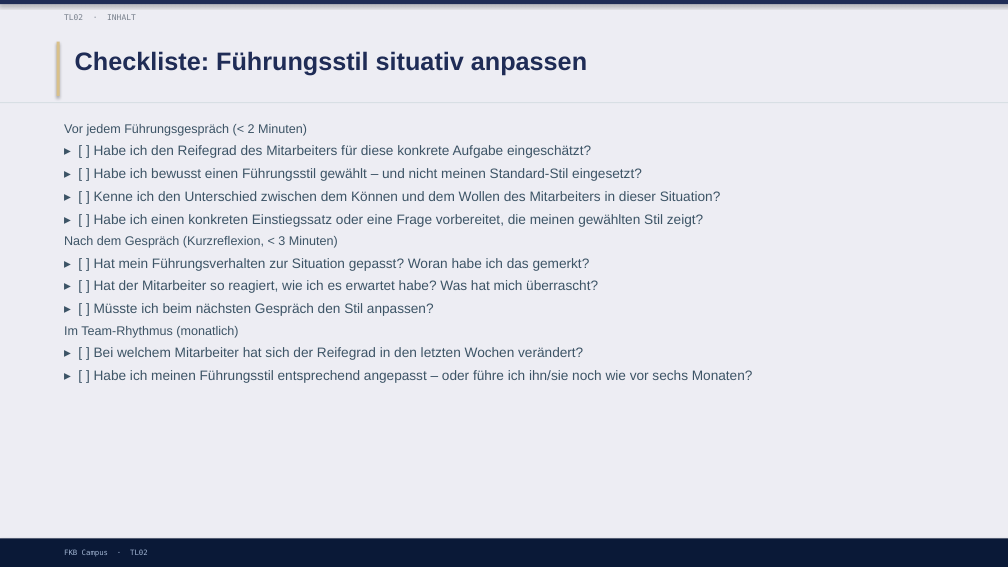
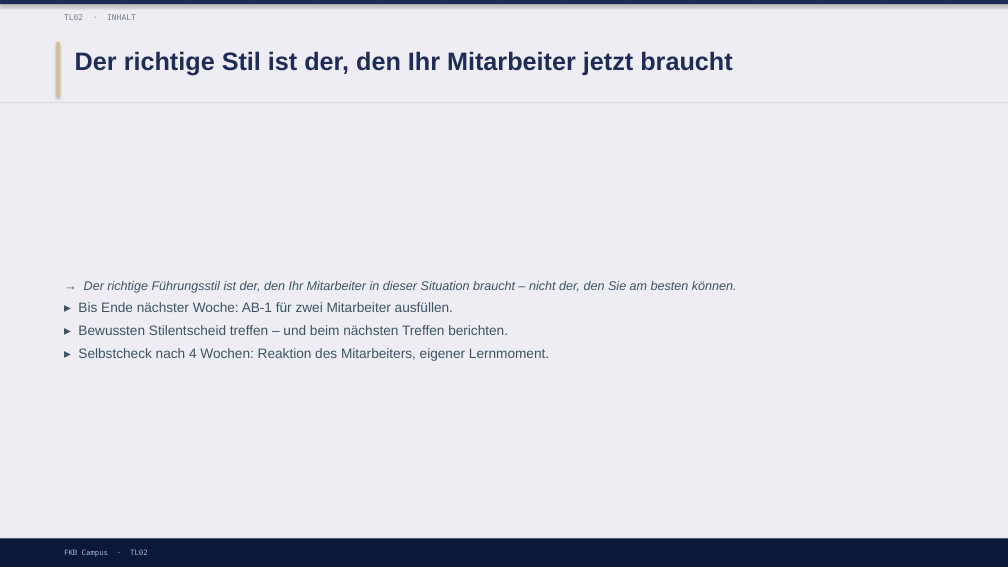
Before and after one commit to ck5rqc47pr-byte/firmenkundenakademie-online, a slide deck: slide 28 of protected-downloads/praesentation/TL02.pptx (slide 11 before the commit). Drawn at 1008x567 pixels with LibreOffice and Linux fonts; fonts in the diff are those of the drawing. Boxes give left, top, right and bottom in pixels: in the first picture for what was removed or moved away, otherwise in the second. Text is boxed around its words. In the diff, an @@ line names an element or a change of style, - is before the commit and + after.

```diff
--- a/protected-downloads/praesentation/TL02.pptx
+++ b/protected-downloads/praesentation/TL02.pptx
@@ text at (x1=75, y1=51, x2=732, y2=76): text changed @@
-Checkliste: Führungsstil situativ anpassen
+Der richtige Stil ist der, den Ihr Mitarbeiter jetzt braucht
@@ text "→ Der richtige Führungsstil ist ..." at (x1=78, y1=281, x2=737, y2=361): vertical alignment top to middle @@
@@ text at (x1=78, y1=281, x2=737, y2=361): text changed @@
-Vor jedem Führungsgespräch (< 2 Minuten)
-▸ [ ] Habe ich den Reifegrad des Mitarbeiters für diese konkrete Aufgabe eingeschätzt?
-▸ [ ] Habe ich bewusst einen Führungsstil gewählt – und nicht meinen Standard-Stil eingesetzt?
-▸ [ ] Kenne ich den Unterschied zwischen dem Können und dem Wollen des Mitarbeiters in dieser Situation?
-▸ [ ] Habe ich einen konkreten Einstiegssatz oder eine Frage vorbereitet, die meinen gewählten Stil zeigt?
-Nach dem Gespräch (Kurzreflexion, < 3 Minuten)
-▸ [ ] Hat mein Führungsverhalten zur Situation gepasst? Woran habe ich das gemerkt?
-▸ [ ] Hat der Mitarbeiter so reagiert, wie ich es erwartet habe? Was hat mich überrascht?
-▸ [ ] Müsste ich beim nächsten Gespräch den Stil anpassen?
-Im Team-Rhythmus (monatlich)
-▸ [ ] Bei welchem Mitarbeiter hat sich der Reifegrad in den letzten Wochen verändert?
-▸ [ ] Habe ich meinen Führungsstil entsprechend angepasst – oder führe ich ihn/sie noch wie vor sechs Monaten?
+→ Der richtige Führungsstil ist der, den Ihr Mitarbeiter in dieser Situation braucht – nicht der, den Sie am besten können.
+▸ Bis Ende nächster Woche: AB-1 für zwei Mitarbeiter ausfüllen.
+▸ Bewussten Stilentscheid treffen – und beim nächsten Treffen berichten.
+▸ Selbstcheck nach 4 Wochen: Reaktion des Mitarbeiters, eigener Lernmoment.
```
Also in this commit, not shown: 4 other slides changed, 20 slides added, 3 slides removed, 4 other files.
